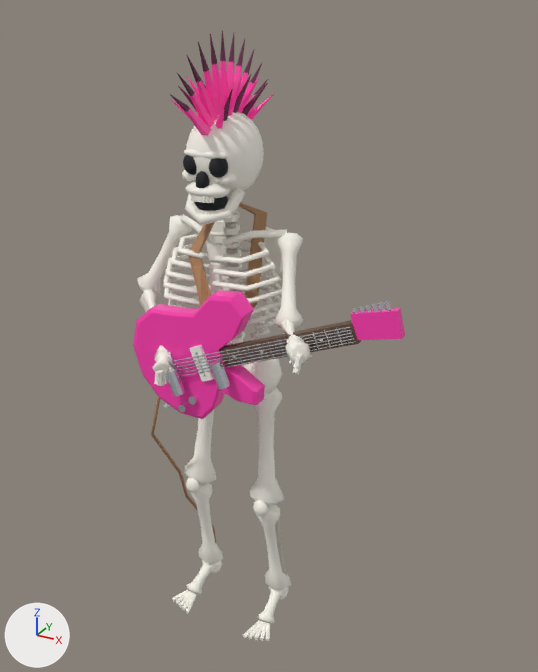
What one commit did to the Blender file Evan_Skeleton.blend.
Both versions are drawn from a 50 mm camera at (1.14, -1.861, 2.014) aimed at (0.113, 0.007, 1.081). The axes (+X, +Y, +Z) are drawn at lower left. The lights are the same throughout. The first picture is the older version.

Names of what the first picture shows: 'Evan_Chest_BoneIvory', 'Evan_Head_MohawkMagenta', 'Evan_Head_MohawkTipDark', 'Evan_Thigh.L_BoneIvory', 'Evan_UpperArm.L_BoneIvory', 'Evan_UpperChest_BoneIvory', 'GuitarBody', 'GuitarCable', 'GuitarPart_Chrome', 'GuitarPart_Fretboard', 'GuitarPart_GuitarHotPink', 'GuitarStrap', 'Skull_Cranium' and 25 more.
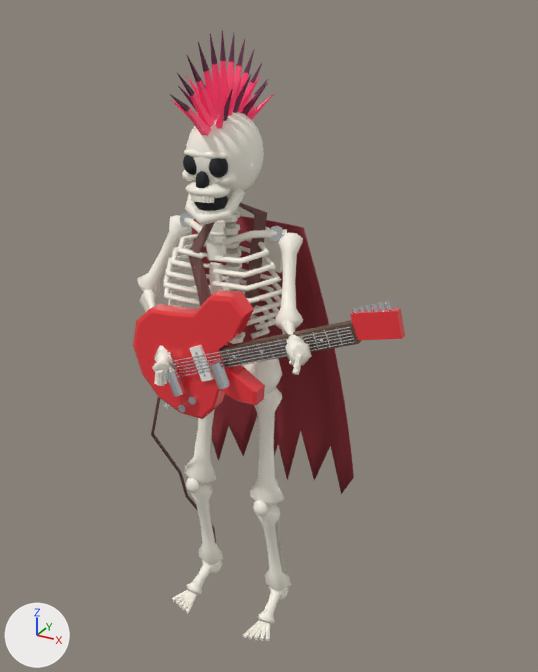
What changed in the scene script:
```text
Add img_decal_evan_cape_png:
    img_decal_evan_cape_png = load_image('decal_evan_cape.png', '_unpacked/decal_evan_cape.png', 512, 768, 'sRGB')
Change mat_strapleather:
    mat_strapleather.base_color: (0.4, 0.21, 0.1) -> (0.14, 0.055, 0.05)  # brown #aa7e59 -> brown #69423f
Add mat_guitarred:
    mat_guitarred = principled_material('GuitarRed')
    mat_guitarred.base_color = (0.88, 0.035, 0.045)  # red #f1353c
    mat_guitarred.metallic = 0.18
    mat_guitarred.roughness = 0.14
    mat_guitarred.coat_weight = 0.65
    mat_guitarred.coat_roughness = 0.08
    mat_guitarred.emission_color = (0.88, 0.035, 0.045)  # red #f1353c
    mat_guitarred.emission_strength = 0.08
Add mat_capeinner:
    mat_capeinner = principled_material('CapeInner')
    mat_capeinner.base_color = (0.28, 0.025, 0.035)  # red #902c35
    mat_capeinner.roughness = 0.78
    mat_capeinner.emission_color = (0.28, 0.025, 0.035)  # red #902c35
    mat_capeinner.emission_strength = 0.02
Add mat_capeewaldt:
    mat_capeewaldt = bpy.data.materials.new('CapeEwaldt')
    # uses the picture img_decal_evan_cape_png
Change me_guitarbody_mesh:
    where me_guitarbody_mesh.from_pydata(...)  # 86 vertices, 105 faces; spans x -0.224..0.211, y -0.248..-0.192, z 0.891..1.306
    remove me_guitarbody_mesh.materials.append(mat_guitarhotpink)  # pink #fd3faf
    add me_guitarbody_mesh.materials.append(mat_guitarred)  # red #f1353c
Change me_cube_030:
    where me_cube_030.from_pydata(...)  # 8 vertices, 6 faces; spans x 0.4808..0.6195, y -0.24..-0.216, z 1.2528..1.3529
    remove me_cube_030.materials.append(mat_guitarhotpink)  # pink #fd3faf
    add me_cube_030.materials.append(mat_guitarred)  # red #f1353c
Add me_cylinder_091:
    me_cylinder_091.from_pydata(...)  # 40 vertices, 24 faces; spans x -0.176..0.176, y -0.038..-0.018, z 1.409..1.455
    me_cylinder_091.materials.append(mat_chrome)  # white #f1f5f9
Add me_evancape_mesh:
    me_evancape_mesh.from_pydata(...)  # 260 vertices, 258 faces; spans x -0.31..0.31, y 0.051..0.31, z 0.35..1.435
    me_evancape_mesh.polygons.foreach_set('use_smooth', [True] * 258)
    # faces by material slot: [108, 150]
    me_evancape_mesh.materials.append(mat_capeewaldt)
    me_evancape_mesh.materials.append(mat_capeinner)  # red #902c35
Add ob_evan_upperchest_chrome:
    ob_evan_upperchest_chrome = bpy.data.objects.new('Evan_UpperChest_Chrome', me_cylinder_091)
    ob_evan_upperchest_chrome.location = (0.0, 0.0, -0.008)
Add ob_evancape:
    ob_evancape = bpy.data.objects.new('EvanCape', me_evancape_mesh)
    ob_evancape.location = (0.0, 0.0, -0.008)
```

Where the change shows, as pixel boxes [x1, y1, x2, y2] in the pictures (538 x 672 px):
'EvanCape', added (red): after [192, 216, 354, 494]
'GuitarBody', recoloured (pink to red): [133, 290, 265, 419] in both
'GuitarStrap', recoloured (darker): [188, 203, 267, 308] in both
'GuitarPart_GuitarHotPink', recoloured (pink to red): [350, 308, 405, 340] in both
'GuitarCable', recoloured: [151, 397, 216, 543] in both
'Evan_UpperChest_Chrome', added: after [180, 213, 283, 241]
